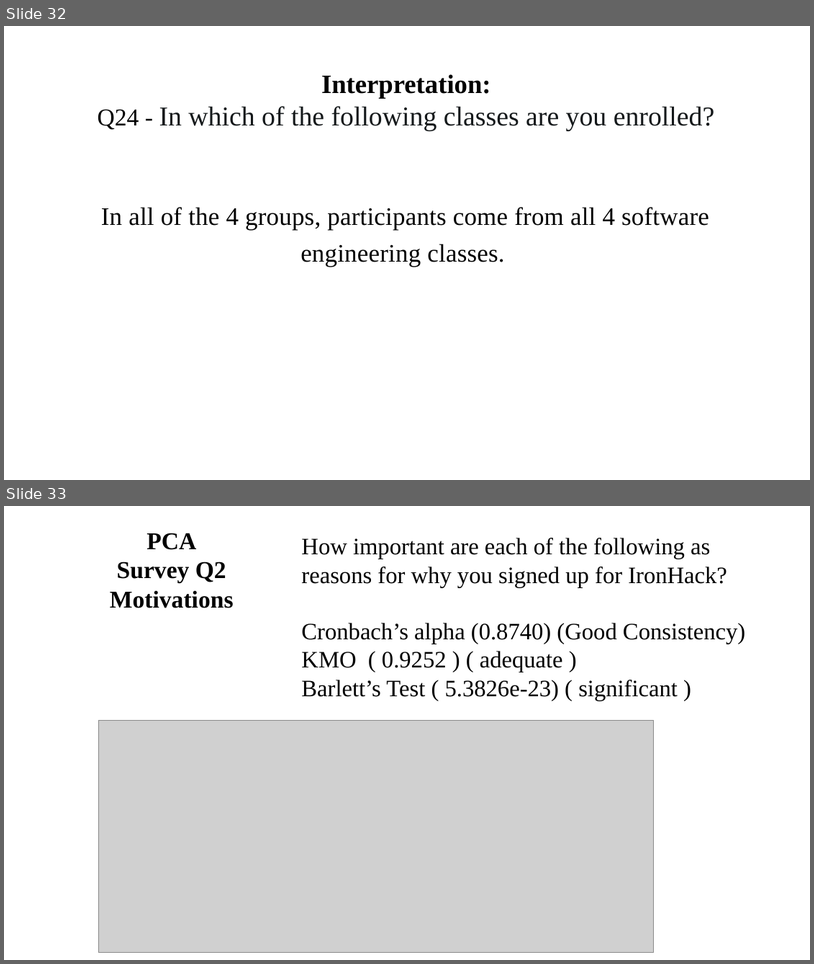
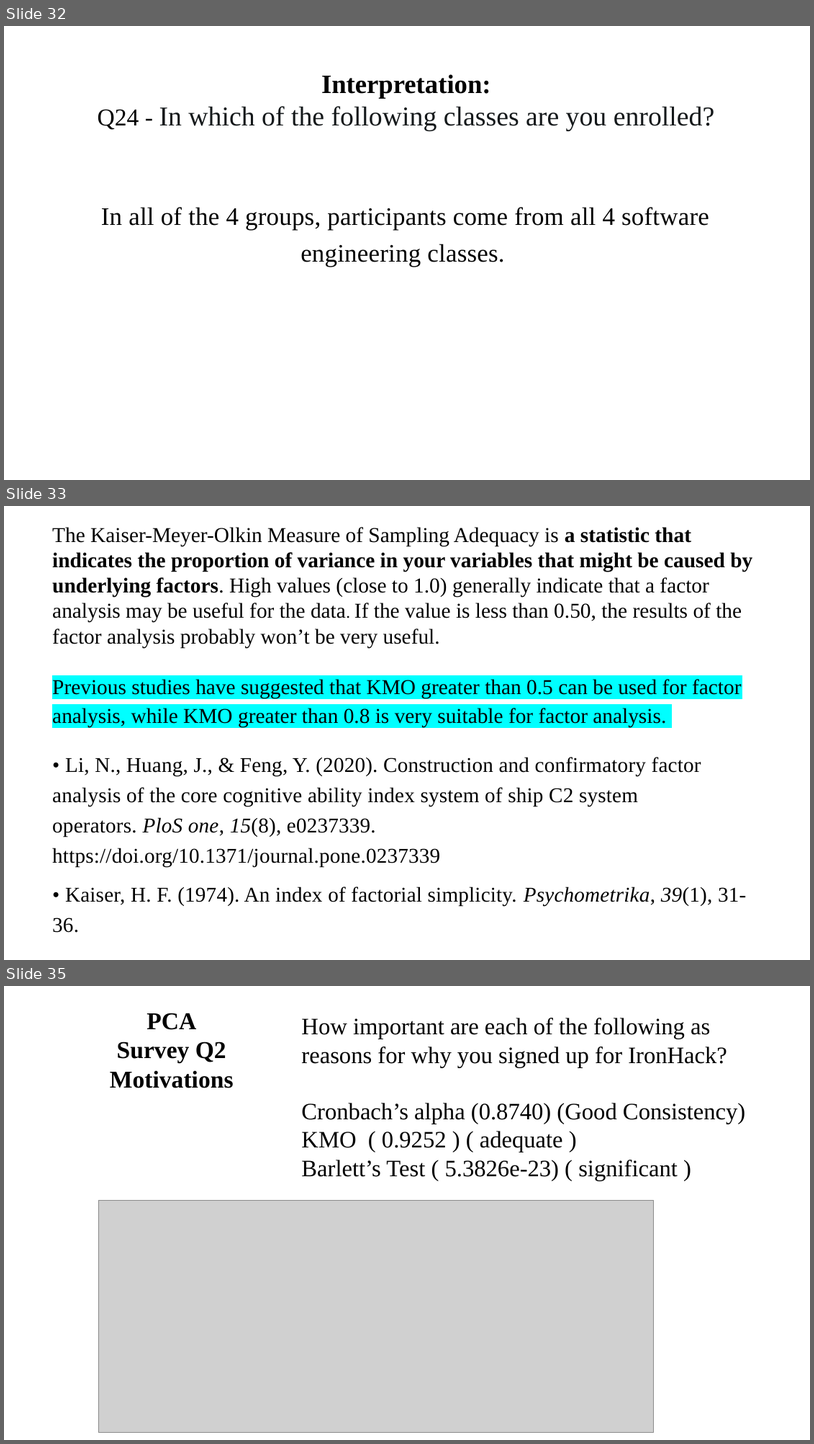
Before and after one commit to ironhacks/spring-2017-analysis, a slide deck: surveys/survey_analysis_and_pca_theory.pptx. Shown one above the other, each under a label of ours: slides 32 and 33 before the commit, slides 32, 33 and 35 after it; the slides between them are not shown. The pictures are 814x964 and 814x1444 pixels, drawn with LibreOffice and Linux fonts; fonts in the diff are those of the drawing; grey boxes stand for pictures. Boxes give left, top, right and bottom in pixels: in the first picture for what was removed or moved away, otherwise in the second. Text is boxed around its words. In the diff, an @@ line names an element or a change of style, - is before the commit and + after.

```diff
--- a/surveys/survey_analysis_and_pca_theory.pptx
+++ b/surveys/survey_analysis_and_pca_theory.pptx
@@ slide 33 added at box(4, 506, 810, 960), background #FFFFFF @@
@@ title added at box(52, 527, 753, 727), 25.2 pt, text #000000 @@
+The Kaiser-Meyer-Olkin Measure of Sampling Adequacy is a statistic that indicates the proportion of variance in your variables that might be caused by underlying factors. High values (close to 1.0) generally indicate that a factor analysis may be useful for the data. If the value is less than 0.50, the results of the factor analysis probably won’t be very useful.
+Previous studies have suggested that KMO greater than 0.5 can be used for factor analysis, while KMO greater than 0.8 is very suitable for factor analysis. r
@@ text added at box(52, 757, 746, 932), 25 pt, text #000000 @@
+• Li, N., Huang, J., & Feng, Y. (2020). Construction and confirmatory factor analysis of the core cognitive ability index system of ship C2 system operators. PloS one, 15(8), e0237339. https://doi.org/10.1371/journal.pone.0237339
+• Kaiser, H. F. (1974). An index of factorial simplicity. Psychometrika, 39(1), 31-36.
@@ what was slide 33 is now slide 35 @@
```
Also in this commit, not shown: 1 slide changed, 3 other slides added, 3 other files.
